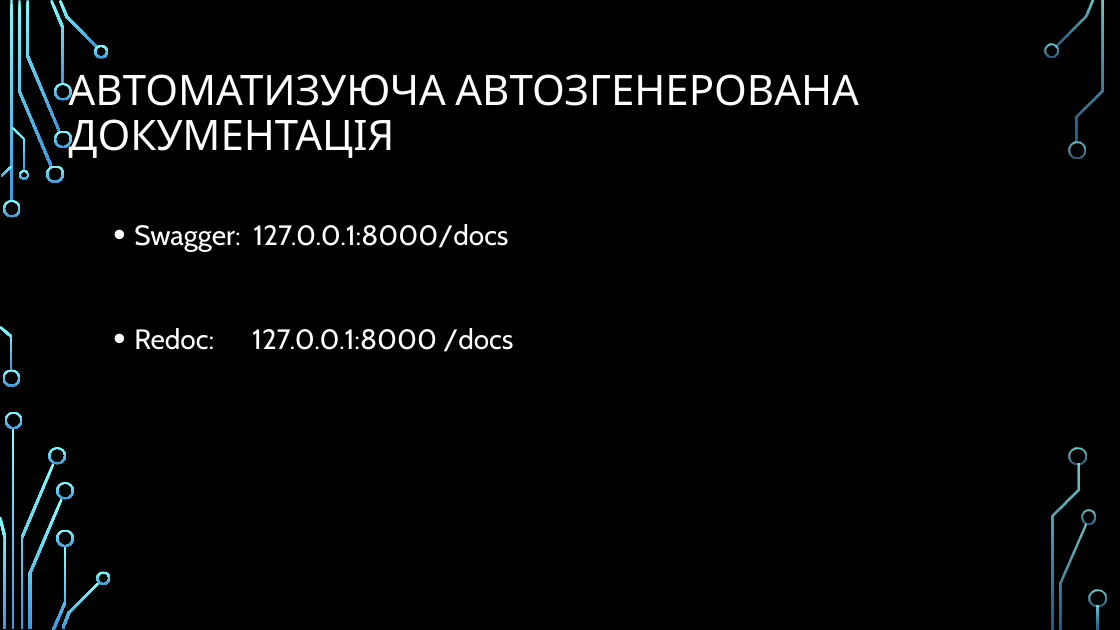
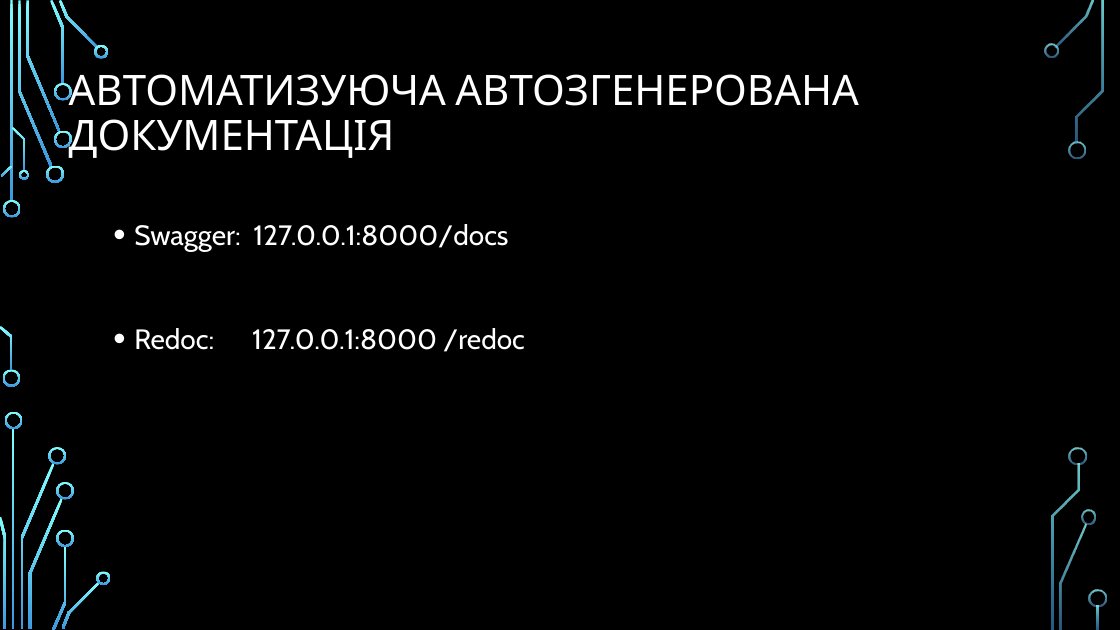
Before and after one commit to VasylKolomiiets/Lesson_11_fastAPI, a slide deck: slide 7 of FastAPI.pptx. Drawn at 1120x630 pixels with LibreOffice and Linux fonts; fonts in the diff are those of the drawing; background and template pictures are left out. Boxes give left, top, right and bottom in pixels: in the first picture for what was removed or moved away, otherwise in the second. Text is boxed around its words. In the diff, an @@ line names an element or a change of style, - is before the commit and + after.

```diff
--- a/FastAPI.pptx
+++ b/FastAPI.pptx
@@ text at (x1=134, y1=328, x2=524, y2=352): text changed @@
-• Redoc: 127.0.0.1:8000 /docs
+• Redoc: 127.0.0.1:8000 /redoc
```
Also in this commit, not shown: 1 slide added, 17 other files.
